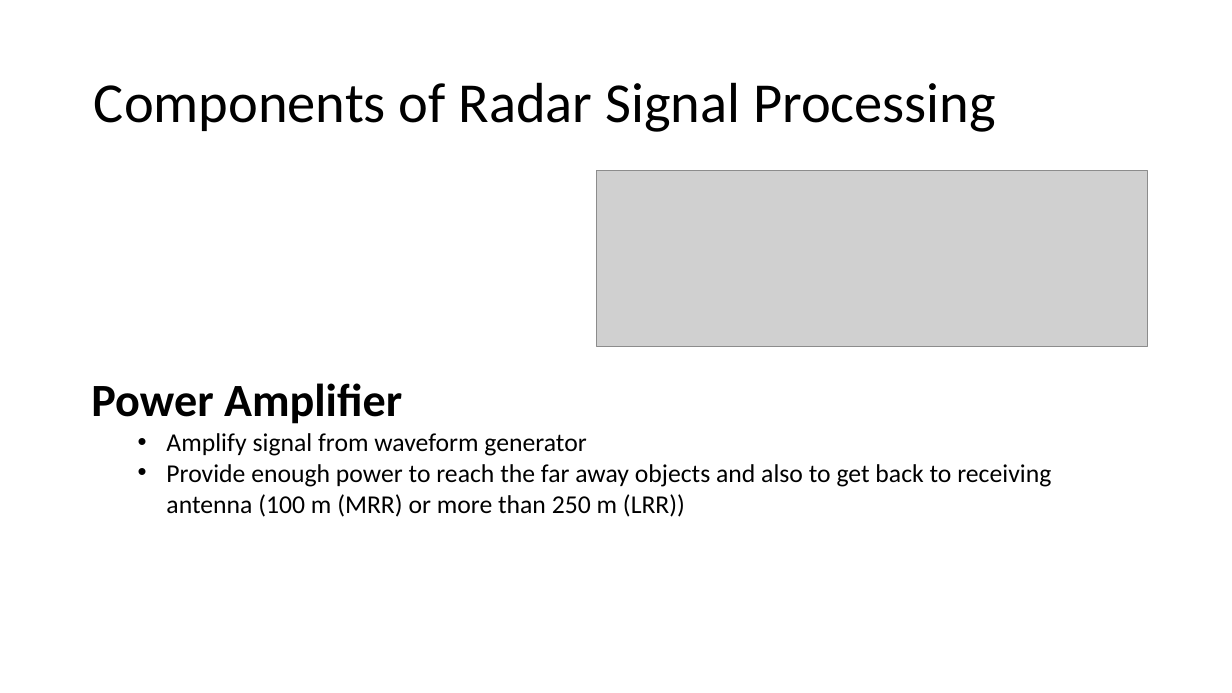
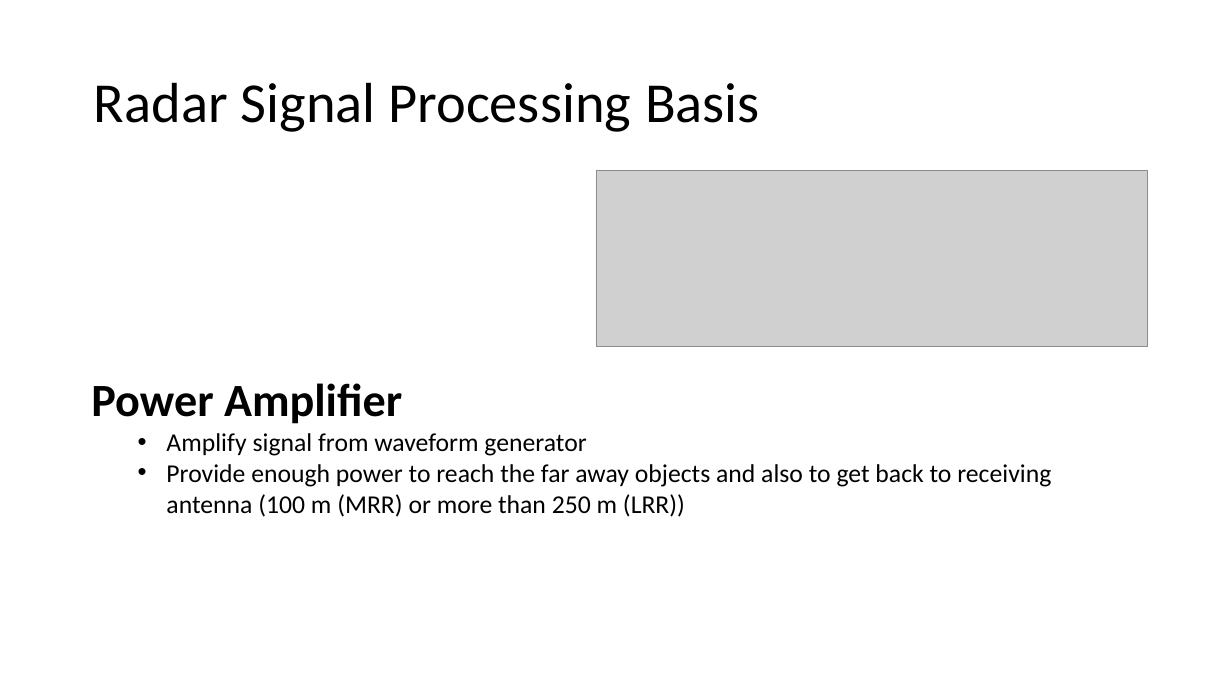
Before and after one commit to quocduys3536225/RadarSystemHandsOn, a slide deck: slide 5 of RadarSignalProcessing.pptx (slide 4 before the commit). Drawn at 1232x693 pixels with LibreOffice and Linux fonts; fonts in the diff are those of the drawing; grey boxes stand for pictures. Boxes give left, top, right and bottom in pixels: in the first picture for what was removed or moved away, otherwise in the second. Text is boxed around its words. In the diff, an @@ line names an element or a change of style, - is before the commit and + after.

```diff
--- a/RadarSignalProcessing.pptx
+++ b/RadarSignalProcessing.pptx
@@ title at (94,82,760,132): text changed @@
-Components of Radar Signal Processing
+Radar Signal Processing Basis
```
Also in this commit, not shown: 7 other slides changed, 5 slides added, 1 other file.
